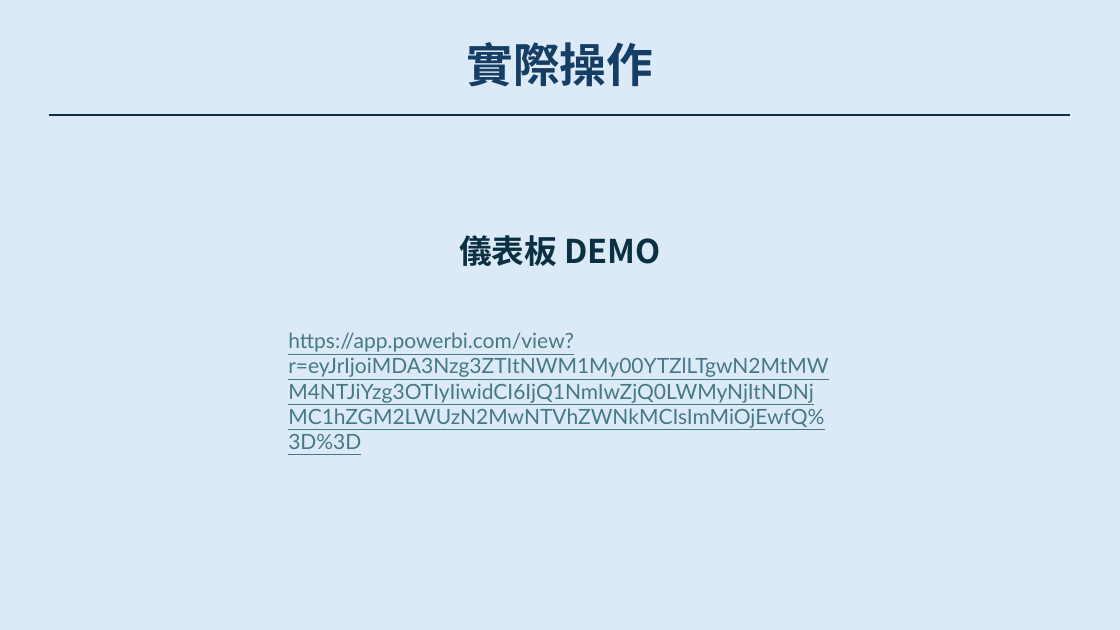
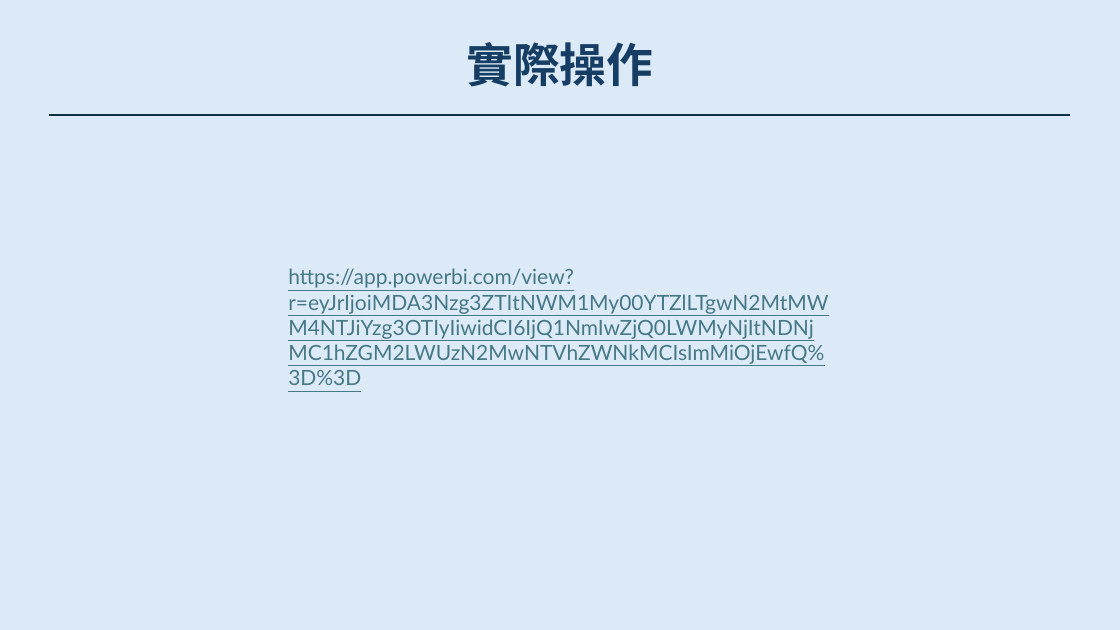
Before and after one commit to WYJ-5/114-2Fin, a slide deck: slide 9 of 112111102_吳映潔.pptx (slide 4 before the commit). Drawn at 1120x630 pixels with LibreOffice and Linux fonts; fonts in the diff are those of the drawing. Boxes give left, top, right and bottom in pixels: in the first picture for what was removed or moved away, otherwise in the second. Text is boxed around its words. In the diff, an @@ line names an element or a change of style, - is before the commit and + after.

```diff
--- a/112111102_吳映潔.pptx
+++ b/112111102_吳映潔.pptx
@@ text removed at [459, 235, 660, 266] @@
-儀表板 DEMO
@@ text "https://app.powerbi.com/view?r=eyJrIjoiMDA3Nzg3ZTItNWM1My00Y ...": place and size @@
-text "https://app.powerbi.com/view?r=eyJrIjoiMDA3Nzg3ZTItNWM1My00Y ..." at [288, 332, 828, 449]
+text "https://app.powerbi.com/view?r=eyJrIjoiMDA3Nzg3ZTItNWM1My00Y ..." at [288, 268, 828, 385]
```
Also in this commit, not shown: 1 other slide changed, 5 slides added.
